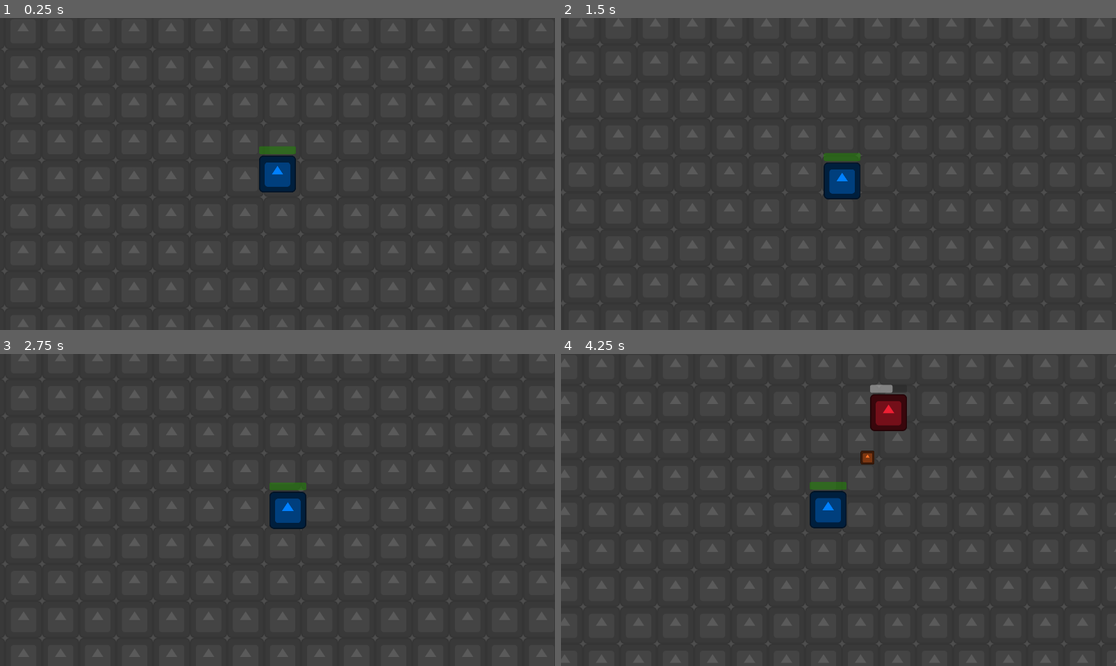
Above: before the commit, frames 1-4 (two rows, left to right).
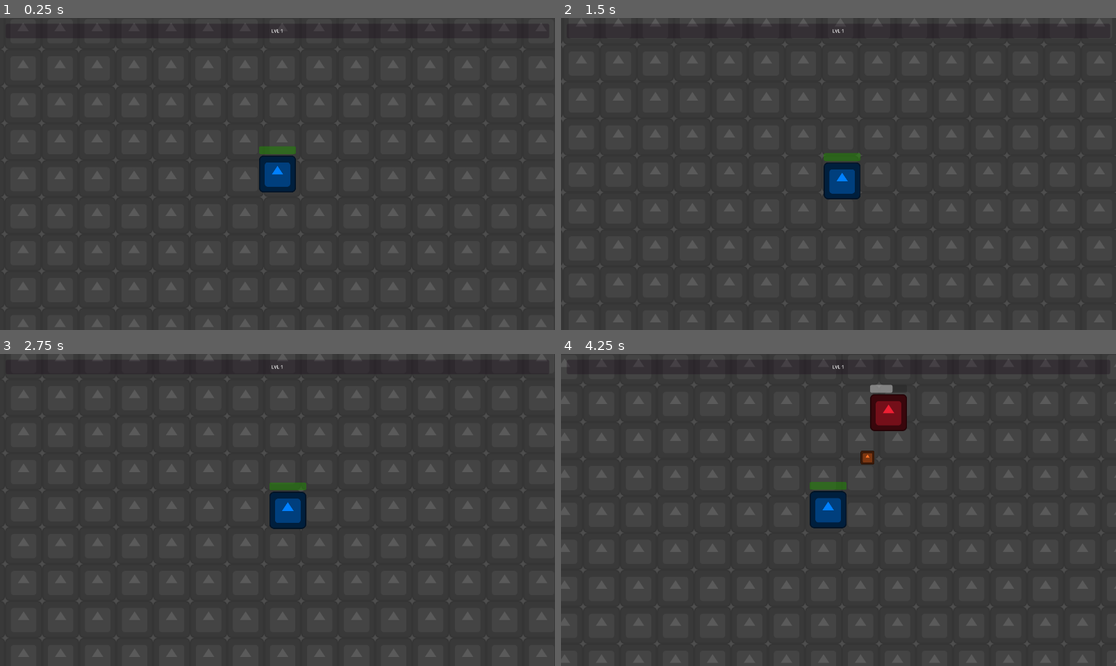
Above: after the commit, the same moments.

Repository: alfroids/survivors-clone
Game: Godot game, scene res://World/world.tscn
Two runs of this game, one before a commit and one after it. Both use one fixed random seed, a clock stepped at 60 frames per second and the inputs below. The engine's default icon, where the game draws it, is replaced by a stand-in: a white triangle on a blue panel in a dark square.
Inputs:
- Up to frame 1 (0.25 s): no input
- Up to frame 2 (1.5 s): tap Enter at 0.5 s; hold D (move_right) 0.53-1.28 s; hold S (move_down) from 1.28 s (still down)
- Up to frame 3 (2.75 s): release S (move_down) at 2.03 s; hold D (move_right) from 2.03 s (still down)
- Up to frame 4 (4.25 s): release D (move_right) at 2.78 s; hold W (move_up) 2.78-3.53 s; hold A (move_left) from 3.53 s (still down)

The runs differ from the first frame. In frame 1, 0.4% of the frame differs, in the area x 3-99%, y 2-5%; in frame 2, 0.2%; in frame 3, less than 0.1%; in frame 4, 0.4%.

Commit message:
Create UI and level progress bar

Diff:
--- a/Enemy/enemy.gd
+++ b/Enemy/enemy.gd
@@ -17,9 +17,14 @@
 
 
 func _ready() -> void:
+	if enemy_data.texture:
+		($Sprite2D as Sprite2D).texture = enemy_data.texture
+
 	max_health = enemy_data.max_health
 	move_speed = enemy_data.move_speed
 	health = max_health
+
+	($Hitbox as Hitbox).damage_data = enemy_data.damage_data
 
 	health_bar.max_value = max_health
 	health_bar.value = health
--- a/Enemy/enemy.tscn
+++ b/Enemy/enemy.tscn
@@ -9,10 +9,17 @@
 [ext_resource type="Script" path="res://Hitbox/hitbox.gd" id="4_jtv4c"]
 [ext_resource type="Script" path="res://DamageData/damage_data.gd" id="5_2gdeb"]
 
+[sub_resource type="Resource" id="Resource_76dh3"]
+script = ExtResource("5_2gdeb")
+damage_per_tick = 2
+total_ticks = 0
+ticks_frequency = 1.0
+
 [sub_resource type="Resource" id="Resource_7wh8l"]
 script = ExtResource("2_ouuid")
 max_health = 10
 move_speed = 100.0
+damage_data = SubResource("Resource_76dh3")
 xp_drop = 350
 
 [sub_resource type="ShaderMaterial" id="ShaderMaterial_o12hw"]
@@ -22,12 +29,6 @@
 [sub_resource type="RectangleShape2D" id="RectangleShape2D_jq8ny"]
 size = Vector2(64, 64)
 
-[sub_resource type="Resource" id="Resource_hqdee"]
-script = ExtResource("5_2gdeb")
-damage_per_tick = 1
-total_ticks = 0
-ticks_frequency = 1.0
-
 [sub_resource type="CircleShape2D" id="CircleShape2D_n5acj"]
 radius = 104.0
 
@@ -36,7 +37,6 @@
 
 [node name="Enemy" type="CharacterBody2D" groups=["enemies"]]
 collision_layer = 4
-collision_mask = 3
 motion_mode = 1
 script = ExtResource("1_r2jj5")
 enemy_data = SubResource("Resource_7wh8l")
@@ -54,7 +54,6 @@
 collision_mask = 16
 monitorable = false
 script = ExtResource("4_jtv4c")
-damage_data = SubResource("Resource_hqdee")
 
 [node name="CollisionShape2D" type="CollisionShape2D" parent="Hitbox"]
 shape = SubResource("CircleShape2D_n5acj")
--- a/Player/player.gd
+++ b/Player/player.gd
@@ -1,5 +1,8 @@
 extends CharacterBody2D
 
+
+signal leveled_up(new_level: int, xp_to_next_level: int)
+signal current_xp_changed(new_current_xp: int)
 
 @export var max_health: int = 100
 @export var move_speed: float = 200.0
@@ -16,8 +19,13 @@
 
 
 func _ready() -> void:
+	leveled_up.connect(SignalBus._on_player_leveled_up)
+	current_xp_changed.connect(SignalBus._on_player_current_xp_changed)
+
 	health_bar.max_value = max_health
 	health_bar.value = health
+
+	leveled_up.emit(level, 1000)
 
 
 func _physics_process(_delta: float) -> void:
@@ -60,3 +68,10 @@
 		var collected_xp: int = (area as XP).collect(self)
 		total_xp += collected_xp
 		current_xp += collected_xp
+
+		while current_xp >= 1000:
+			current_xp -= 1000
+			level += 1
+			leveled_up.emit(level, 1000)
+
+		current_xp_changed.emit(current_xp)
--- a/Player/player.tscn
+++ b/Player/player.tscn
@@ -25,7 +25,6 @@
 
 [node name="Player" type="CharacterBody2D" groups=["player"]]
 collision_layer = 2
-collision_mask = 5
 motion_mode = 1
 script = ExtResource("1_o5dgi")
 fireball_scene = ExtResource("2_r1fem")
--- /dev/null
+++ b/UI/ui.tscn
@@ -0,0 +1,58 @@
+[gd_scene load_steps=4 format=3 uid="uid://dbfmbbtlx0udj"]
+
+[ext_resource type="Script" path="res://UI/ui_controller.gd" id="1_c0nfk"]
+[ext_resource type="Shader" uid="uid://y682225ucbre" path="res://recolor.tres" id="1_f445u"]
+
+[sub_resource type="ShaderMaterial" id="ShaderMaterial_ex5do"]
+shader = ExtResource("1_f445u")
+shader_parameter/NewColor = Color(0.756863, 0.145098, 0.780392, 1)
+
+[node name="UI" type="Control"]
+layout_mode = 3
+anchors_preset = 15
+anchor_right = 1.0
+anchor_bottom = 1.0
+grow_horizontal = 2
+grow_vertical = 2
+script = ExtResource("1_c0nfk")
+
+[node name="MarginContainer" type="MarginContainer" parent="."]
+layout_mode = 1
+anchors_preset = 15
+anchor_right = 1.0
+anchor_bottom = 1.0
+grow_horizontal = 2
+grow_vertical = 2
+theme_override_constants/margin_left = 20
+theme_override_constants/margin_top = 20
+theme_override_constants/margin_right = 20
+theme_override_constants/margin_bottom = 20
+
+[node name="VBoxContainer" type="VBoxContainer" parent="MarginContainer"]
+layout_mode = 2
+theme_override_constants/separation = 20
+
+[node name="LevelProgressBar" type="ProgressBar" parent="MarginContainer/VBoxContainer"]
+unique_name_in_owner = true
+material = SubResource("ShaderMaterial_ex5do")
+custom_minimum_size = Vector2(0, 50)
+layout_mode = 2
+show_percentage = false
+
+[node name="LevelLabel" type="Label" parent="MarginContainer/VBoxContainer/LevelProgressBar"]
+unique_name_in_owner = true
+layout_mode = 1
+anchors_preset = 15
+anchor_right = 1.0
+anchor_bottom = 1.0
+grow_horizontal = 2
+grow_vertical = 2
+text = "LVL 00"
+horizontal_alignment = 1
+vertical_alignment = 1
+
+[node name="ColorRect" type="ColorRect" parent="MarginContainer/VBoxContainer"]
+visible = false
+layout_mode = 2
+size_flags_vertical = 3
+color = Color(0, 0, 0, 0.392157)
--- /dev/null
+++ b/UI/ui_controller.gd
@@ -0,0 +1,20 @@
+extends Control
+
+
+@onready var level_progress_bar: ProgressBar = %LevelProgressBar as ProgressBar
+@onready var level_label: Label = %LevelLabel as Label
+
+
+func _ready() -> void:
+	SignalBus.player_leveled_up.connect(_on_player_leveled_up)
+	SignalBus.player_current_xp_changed.connect(_on_current_xp_changed)
+
+
+func _on_player_leveled_up(new_level: int, xp_to_next_level: int) -> void:
+	level_progress_bar.max_value = xp_to_next_level
+	level_progress_bar.value = 0
+	level_label.text = "LVL " + str(new_level)
+
+
+func _on_current_xp_changed(new_current_xp: int) -> void:
+	level_progress_bar.value = new_current_xp
--- a/World/world.tscn
+++ b/World/world.tscn
@@ -1,6 +1,7 @@
-[gd_scene load_steps=6 format=3 uid="uid://ttxhlnfnbwp0"]
+[gd_scene load_steps=7 format=3 uid="uid://ttxhlnfnbwp0"]
 
 [ext_resource type="Shader" uid="uid://y682225ucbre" path="res://recolor.tres" id="1_37jq6"]
+[ext_resource type="PackedScene" uid="uid://dbfmbbtlx0udj" path="res://UI/ui.tscn" id="1_bpf7e"]
 [ext_resource type="Texture2D" uid="uid://bor6xfqb3k54d" path="res://icon.svg" id="1_yc8kb"]
 [ext_resource type="PackedScene" uid="uid://s8aop3m7u4gi" path="res://Player/player.tscn" id="2_44pw7"]
 [ext_resource type="PackedScene" uid="uid://mp0jyph8nc4y" path="res://EnemySpawner/enemy_spawner.tscn" id="4_mpkwq"]
@@ -10,6 +11,10 @@
 shader_parameter/NewColor = Color(0.431373, 0.431373, 0.431373, 0.392157)
 
 [node name="World" type="Node2D"]
+
+[node name="Foreground" type="CanvasLayer" parent="."]
+
+[node name="UI" parent="Foreground" instance=ExtResource("1_bpf7e")]
 
 [node name="Background" type="Sprite2D" parent="."]
 texture_repeat = 2
--- a/project.godot
+++ b/project.godot
@@ -18,6 +18,7 @@
 [autoload]
 
 Utils="*res://utils.gd"
+SignalBus="*res://signal_bus.gd"
 
 [display]
 
--- /dev/null
+++ b/signal_bus.gd
@@ -0,0 +1,13 @@
+extends Node
+
+
+signal player_leveled_up(new_level: int, xp_to_next_level: int)
+signal player_current_xp_changed(new_current_xp: int)
+
+
+func _on_player_leveled_up(new_level: int, xp_to_next_level: int) -> void:
+	player_leveled_up.emit(new_level, xp_to_next_level)
+
+
+func _on_player_current_xp_changed(new_current_xp: int) -> void:
+	player_current_xp_changed.emit(new_current_xp)
